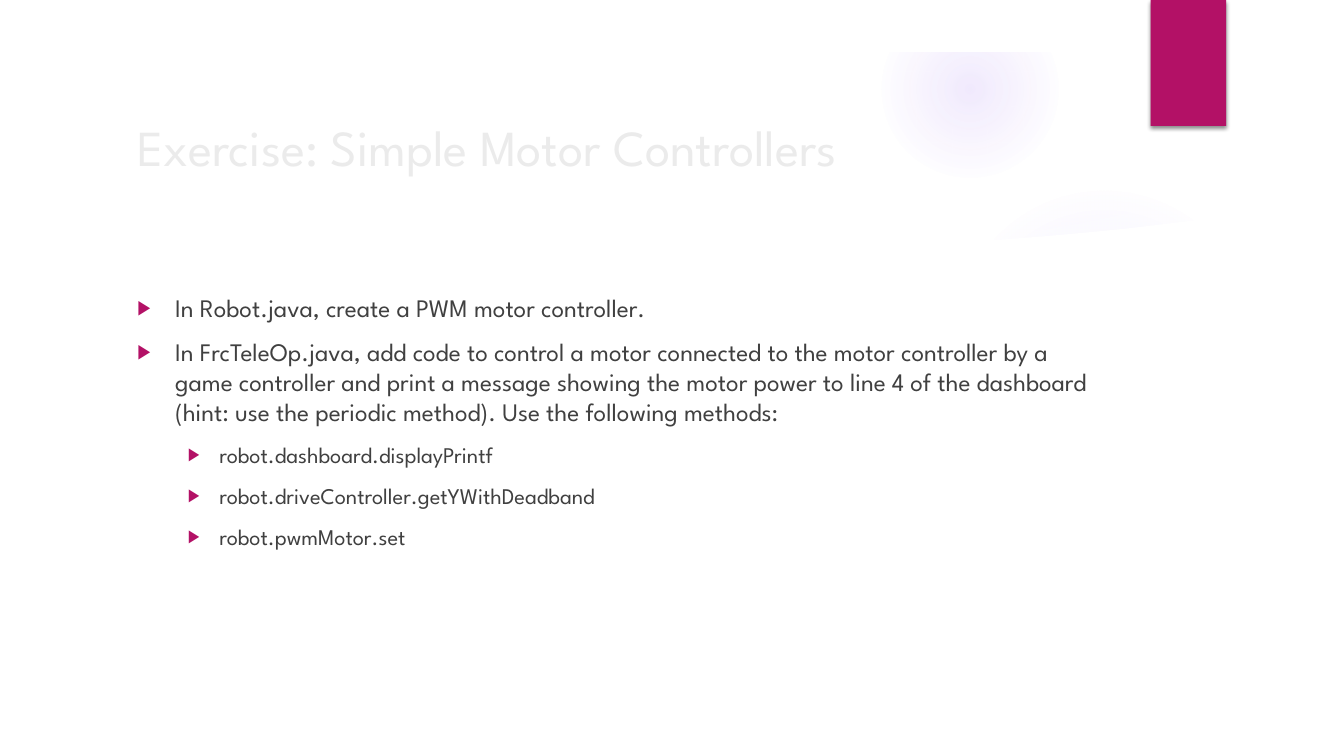
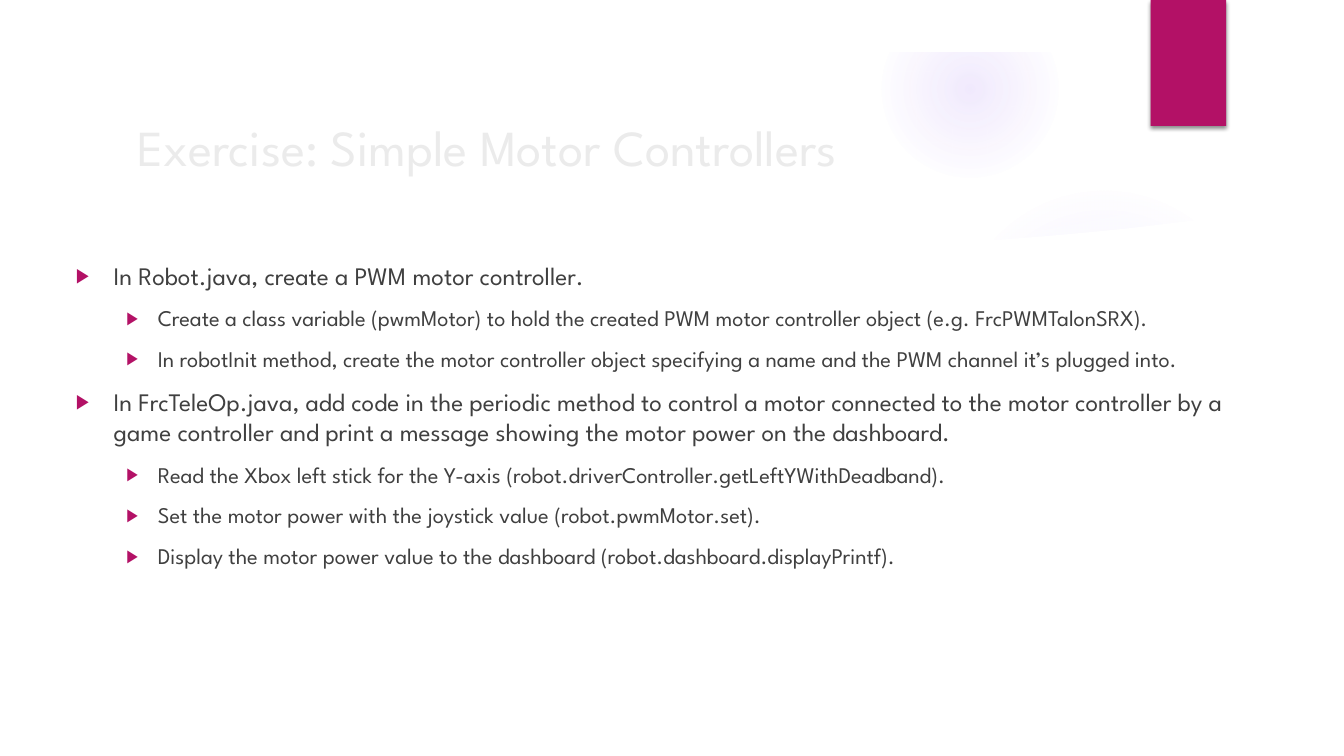
Before and after one commit to trc492/FrcProgrammingClass, a slide deck: slide 16 of Lesson2/BasicRobotComponents.pptx. Drawn at 1344x756 pixels with LibreOffice and Linux fonts; fonts in the diff are those of the drawing; background and template pictures are left out. Boxes give left, top, right and bottom in pixels: in the first picture for what was removed or moved away, otherwise in the second. Text is boxed around its words. In the diff, an @@ line names an element or a change of style, - is before the commit and + after.

```diff
--- a/Lesson2/BasicRobotComponents.pptx
+++ b/Lesson2/BasicRobotComponents.pptx
@@ text "In Robot.java, create a PWM ...": place and size @@
-text "In Robot.java, create a PWM ..." at bbox=[175, 299, 1087, 550]
+text "In Robot.java, create a PWM ..." at bbox=[114, 267, 1222, 569]
@@ text at bbox=[114, 310, 1222, 569]: text changed; size 18 to 16 pt @@
-▶ In FrcTeleOp.java, add code to control a motor connected to the motor controller by a game controller and print a message showing the motor power to line 4 of the dashboard (hint: use the periodic method). Use the following methods:
-  ▶ robot.dashboard.displayPrintf
-  ▶ robot.driveController.getYWithDeadband
-  ▶ robot.pwmMotor.set
+  ▶ Create a class variable (pwmMotor) to hold the created PWM motor controller object (e.g. FrcPWMTalonSRX).
+  ▶ In robotInit method, create the motor controller object specifying a name and the PWM channel it’s plugged into.
+▶ In FrcTeleOp.java, add code in the periodic method to control a motor connected to the motor controller by a game controller and print a message showing the motor power on the dashboard.
+  ▶ Read the Xbox left stick for the Y-axis (robot.driverController.getLeftYWithDeadband).
+  ▶ Set the motor power with the joystick value (robot.pwmMotor.set).
+  ▶ Display the motor power value to the dashboard (robot.dashboard.displayPrintf).
```
Also in this commit, not shown: 19 other slides changed, 12 slides added, 25 other files.
